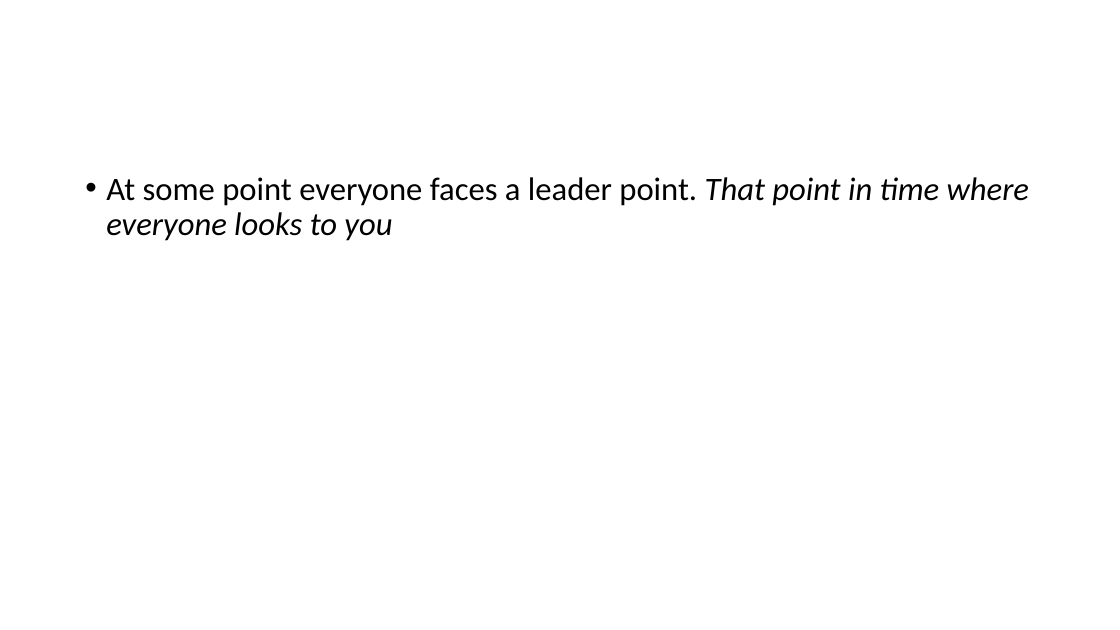
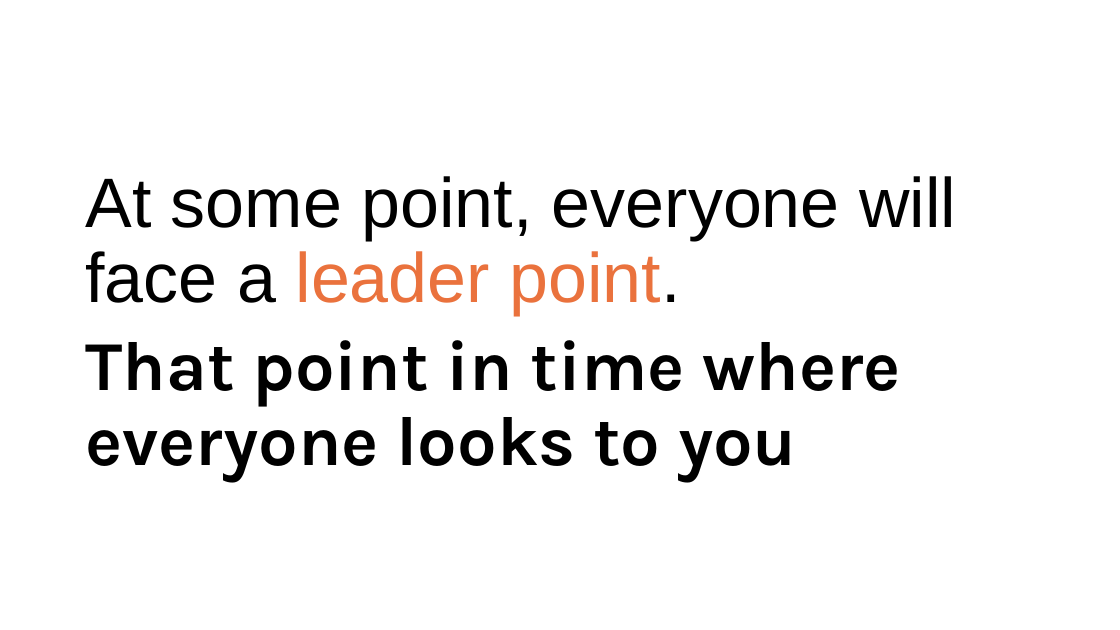
Before and after one commit to iamkeeler/THAT-Conference, a slide deck: slide 6 of 2021/Becoming a Leader.pptx (slide 5 before the commit). Drawn at 1120x630 pixels with LibreOffice and Linux fonts; fonts in the diff are those of the drawing. Boxes give left, top, right and bottom in pixels: in the first picture for what was removed or moved away, otherwise in the second. Text is boxed around its words. In the diff, an @@ line names an element or a change of style, - is before the commit and + after.

```diff
--- a/2021/Becoming a Leader.pptx
+++ b/2021/Becoming a Leader.pptx
@@ text at (x1=85, y1=176, x2=956, y2=481): text changed; size 28 to 60 pt; font Calibri to Arial; italic off @@
-• At some point everyone faces a leader point. That point in time where everyone looks to you
+At some point, everyone will face a leader point.
+That point in time where everyone looks to you
```
Also in this commit, not shown: 5 other slides changed, 2 slides added, 1 slide removed.
